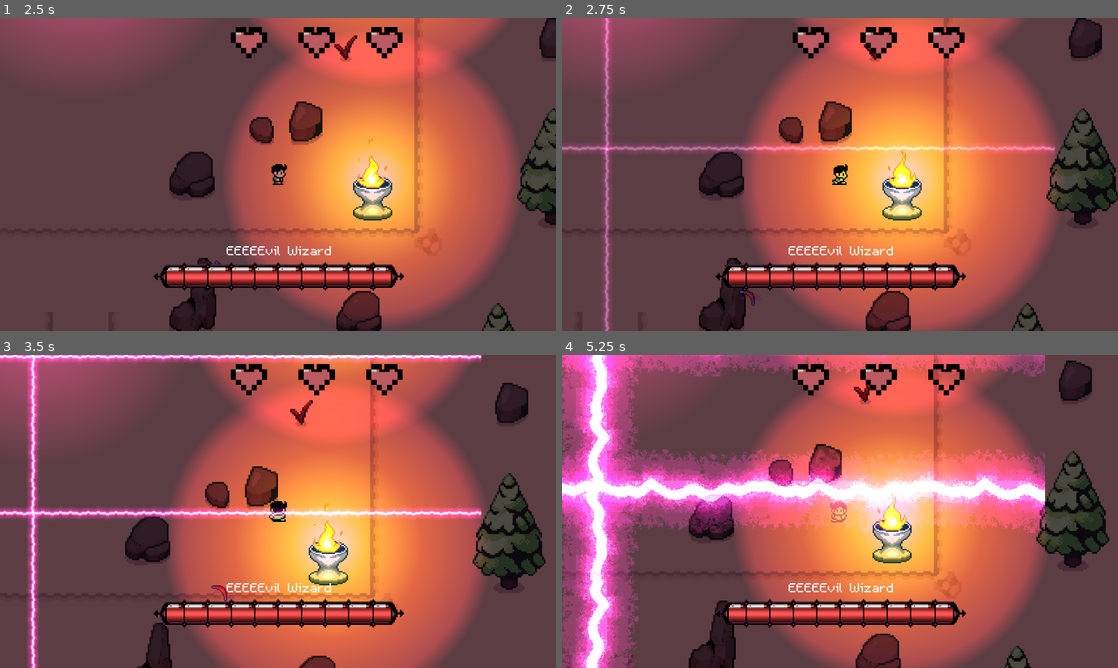
Above: before the commit, frames 1-4 (two rows, left to right).
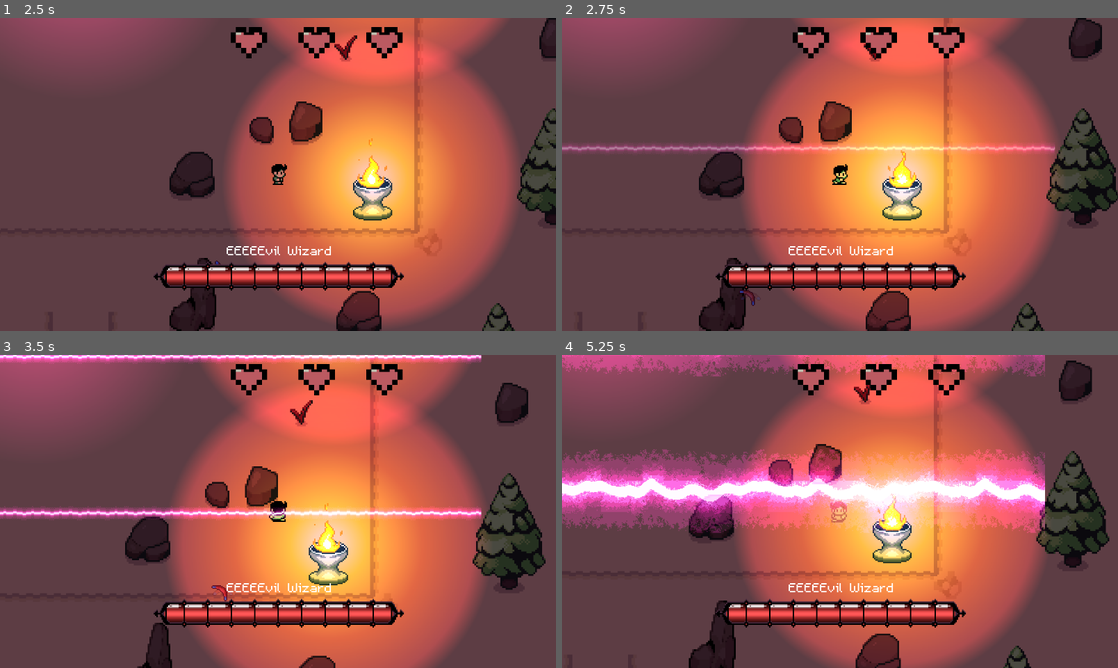
Above: after the commit, the same moments.

Repository: wilsonfish125/16bitroguelike
Game: Godot game, scene res://Levels/TestLevels/testDungeonLevel3.tscn
Same seed, same stepped clock (60 frames per second), same inputs: the game is played once before the commit and once after it. This scene is started directly instead of the project's main scene. Sound files missing from this copy of the repository are replaced by a short silence.
Inputs:
- Up to frame 1 (2.5 s): tap Enter (ui_accept) at 0.5, 0.77, 1.52 s; hold Right (ui_right) 0.53-1.28 s; hold Space (attack) 0.53-1.28 s; tap Z (interact) at 0.8, 1.35, 2.3 s; hold Down (ui_down) 1.28-2.03 s; tap Space (attack) at 1.55 s; hold Right (ui_right) from 2.03 s (still down); hold C (ability) from 2.03 s (still down)
- Up to frame 2 (2.75 s): keep holding Right (ui_right); keep holding C (ability)
- Up to frame 3 (3.5 s): release Right (ui_right) at 2.78 s; release C (ability) at 2.78 s; hold Up (ui_up) from 2.78 s (still down); tap Space (attack) at 2.85 s; tap Enter (ui_accept) at 3.02 s
- Up to frame 4 (5.25 s): release Up (ui_up) at 3.53 s; hold Z (interact) 3.53-4.28 s; hold Left (ui_left) 3.53-5.03 s; tap Enter (ui_accept) at 3.77, 4.52 s; tap P (test) at 4.35 s; tap Space (attack) at 4.55 s; hold Down (ui_down) from 5.03 s (still down); hold Space (attack) from 5.03 s (still down)

Frame 1 is identical in both runs. In frame 2, 1.2% of the frame differs, in the area x 7-9%, y 0-100%; in frame 3, 1.9%; in frame 4, 11%, in the area x 0-14%, y 0-100%.

Commit message:
Fixed boss bug, added boss healthbar + music
EEEVIL WIZARD

Diff:
--- a/Enemies/Bosses/Evil Wizard/Scripts/evilWizardBoss.gd
+++ b/Enemies/Bosses/Evil Wizard/Scripts/evilWizardBoss.gd
@@ -31,13 +31,14 @@
 @onready var hand_02_up: Sprite2D = $BossNode/CloakSprite/Hand02Up
 @onready var hand_01_horizontal: Sprite2D = $BossNode/CloakSprite/Hand01Horizontal
 @onready var hand_02_horizontal: Sprite2D = $BossNode/CloakSprite/Hand02Horizontal
-@onready var door_block: TileMapLayer = $"../DoorBlock"
-
+@onready var door_block: TileMapLayer = $"../DoorBlock/Walls"
 
 func _ready() -> void:
 	persistent_data_handler.getValue()
+
 	if persistent_data_handler.value == true: #True means boss has been defeated
 		door_block.enabled = false
+		print("GET SHIIIT ON")
 		queue_free()
 		return
 
@@ -51,6 +52,8 @@
 
 	for b in $BeamAttacks.get_children():
 		beamAttacks.append( b )
+
+	print( persistent_data_handler.value )
 
 	teleport( 0 )
 
@@ -107,6 +110,7 @@
 		energyBeamAttack()
 		animation_player.play( "castSpell" )
 		await animation_player.animation_finished
+
 	if hp < 1:
 			return
 
@@ -115,6 +119,7 @@
 	while _t == currentPositionIndex:
 		_t = randi_range( 0, 3 )
 	teleport( _t )
+	pass
 
 
 func updateAnimations() -> void:
@@ -200,8 +205,8 @@
 	enableHitboxes( false ) #disables hitboxes
 	PlayerHud.hideBossHealth()
 	persistent_data_handler.setValue()
+	await animation_player.animation_finished
 	door_block.enabled = false
-	await animation_player.animation_finished
 
 func enableHitboxes( _v : bool = true ) -> void:
 	hit_box.set_deferred( "monitorable", _v )
--- a/Levels/TestLevels/testDungeonLevel3.tscn
+++ b/Levels/TestLevels/testDungeonLevel3.tscn
@@ -1,8 +1,9 @@
-[gd_scene load_steps=45 format=4 uid="uid://j2guha514j5r"]
+[gd_scene load_steps=46 format=4 uid="uid://j2guha514j5r"]
 
 [ext_resource type="Script" path="res://Levels/Scripts/level.gd" id="1_1rgcn"]
 [ext_resource type="Texture2D" uid="uid://b4n2thvf224h7" path="res://Resources/Official Sunspire Sprites/Tilemaps/Testing/mountain.png" id="1_f44vr"]
 [ext_resource type="PackedScene" uid="uid://rfvdt8tuy3gh" path="res://Levels/levelTransition.tscn" id="2_c46xi"]
+[ext_resource type="AudioStream" uid="uid://cxtshqsxyjk3v" path="res://Resources/evil wizard song.mp3" id="2_gnhy6"]
 [ext_resource type="PackedScene" uid="uid://cnwc42qyewsnm" path="res://00Global/playerSpawn.tscn" id="4_durrk"]
 [ext_resource type="PackedScene" uid="uid://32xgchm26o8g" path="res://Props/Torches/torchDungeon.tscn" id="5_wrxwo"]
 [ext_resource type="PackedScene" uid="uid://2e0h8mj62td1" path="res://GeneralNodes/PersistentDataHandler/persistentDataHandler.tscn" id="6_04k36"]
@@ -1320,6 +1321,7 @@
 
 [node name="TestDungeonLevel3" type="Node2D"]
 script = ExtResource("1_1rgcn")
+music = ExtResource("2_gnhy6")
 
 [node name="Main Layer" type="TileMapLayer" parent="."]
 texture_filter = 1
@@ -1383,7 +1385,6 @@
 z_index = 2
 y_sort_enabled = true
 script = ExtResource("6_o236e")
-maxHP = 2
 
 [node name="PersistentDataHandler" parent="EvilWizardBoss" instance=ExtResource("6_04k36")]
 
Not shown, added: Resources/evil wizard song.mp3.import
Not shown, added: Resources/evil wizard song.mp3
